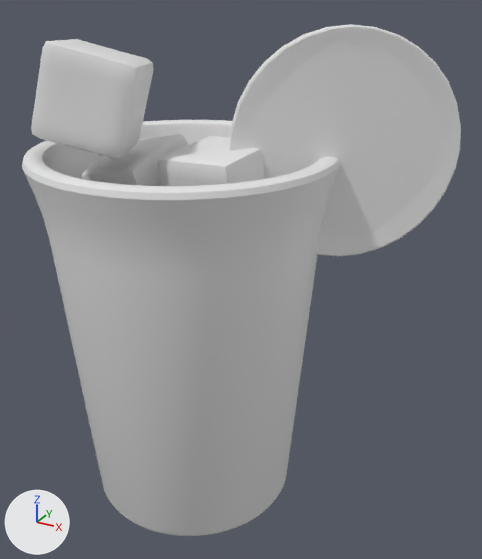
One commit to the OBJ model public/assets/drink-baked/blog0072.obj: the scene before it, then after it.
Both versions are drawn from a 50 mm lens placed at (3.42, -5.13, 5.07), pointed at (0.54, 0.1, 2.46). Arrows for +X, +Y and +Z are at lower left; the lights stay in place. The older version comes first. Where no turn or scale is listed for an object, it has been applied to the vertices.
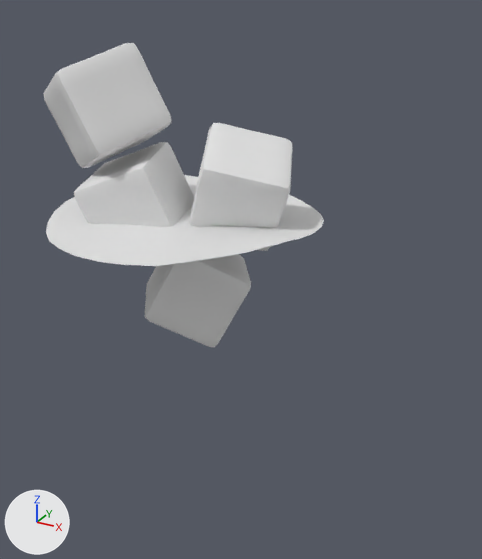
The change, as a list of edits to the scene's bpy script:
```text
Change me_cube_001:
    used by ob_cube_001; location = (0.0, 0.0, 0.0)
    remove me_cube_001.from_pydata(...)  # 386 vertices, 384 faces; spans x -0.962..0.044, y -0.505..0.53, z 2.706..3.772
    add me_cube_001.from_pydata(...)  # 386 vertices, 384 faces; spans x -1.007..0.119, y -0.671..0.379, z 2.635..3.688
    me_cube_001 part 1: the whole mesh is multiplied about its middle by the matrix ((0.911, -0.362, -0.199), (0.389, 0.914, 0.118), (0.139, -0.185, 0.973)), then moved by (0.015, -0.159, -0.077)
Change me_cube_002:
    used by ob_cube_002; location = (0.0, 0.0, 0.0)
    remove me_cube_002.from_pydata(...)  # 386 vertices, 384 faces; spans x -0.035..0.886, y -0.52..0.416, z 2.914..3.817
    add me_cube_002.from_pydata(...)  # 386 vertices, 384 faces; spans x -0.094..1.083, y -0.393..0.755, z 2.8..3.906
    me_cube_002 part 2: the whole mesh is multiplied about its middle by the matrix ((0.224, -0.925, 0.307), (-0.206, -0.353, -0.913), (0.953, 0.141, -0.27)), then moved by (0.069, 0.233, -0.013)
Change me_cube_003:
    used by ob_cube_003; location = (0.0, 0.0, 0.0)
    remove me_cube_003.from_pydata(...)  # 386 vertices, 384 faces; spans x -1.144..-0.013, y -1.055..0.038, z 3.699..4.668
    add me_cube_003.from_pydata(...)  # 386 vertices, 384 faces; spans x -1.319..-0.079, y -0.759..0.326, z 3.471..4.61
    me_cube_003 part 3: the whole mesh is multiplied about its middle by the matrix ((0.626, -0.582, -0.519), (0.509, 0.809, -0.294), (0.591, -0.08, 0.803)), then moved by (-0.12, 0.292, -0.143)
Change me_plane:
    used by ob_plane; location = (0.0, 0.0, 0.0)
    remove me_plane.from_pydata(...)  # 248 vertices, 70 faces; spans x -1.31..1.31, y -1.3..1.3, z 3.01..3.14
    add me_plane.from_pydata(...)  # 220 vertices, 161 faces; spans x -1.31..1.31, y -1.31..1.31, z 3.01..3.14
    me_plane part 4: 18 vertices moved from x -1.28..1.28, y -1.3..1.3, z 3.03..3.14 to x -1.29..1.29, y -1.31..1.31, z 3.03..3.14; 180 vertices removed from x -1.3..1.3, y -1.3..1.3, z 3.01..3.14; 152 vertices added at x -1.31..1.31, y -1.29..1.29, z 3.01..3.14
Remove ob_circle_001:
    ob_circle_001 = bpy.data.objects.new('Circle.001', me_circle_001)
    ob_circle_001.location = (0.0, 0.0, 0.0)
Remove ob_cylinder:
    ob_cylinder = bpy.data.objects.new('Cylinder', me_cylinder)
    ob_cylinder.location = (0.0, 0.0, 0.0)
```

Pixel boxes [x1, y1, x2, y2] of what changed, in the pictures (482 x 559 px; the box of a moved part takes in the faces that stretch with it):
'Cylinder', deleted: before [22, 120, 340, 536]
'Circle.001', deleted: before [229, 24, 461, 256]
'Cube.003', reshaped: before [31, 39, 154, 158]; after [43, 43, 171, 168]
'Cube.002', reshaped: before [157, 136, 264, 186]; after [189, 123, 293, 251]
'Cube.001', reshaped: before [81, 134, 188, 186]; after [74, 142, 194, 227]
part 4 of me_plane, moved or reshaped (not visible before): after [46, 175, 324, 266]
'Cube', unchanged, uncovered by the edit: after [145, 254, 251, 347]
